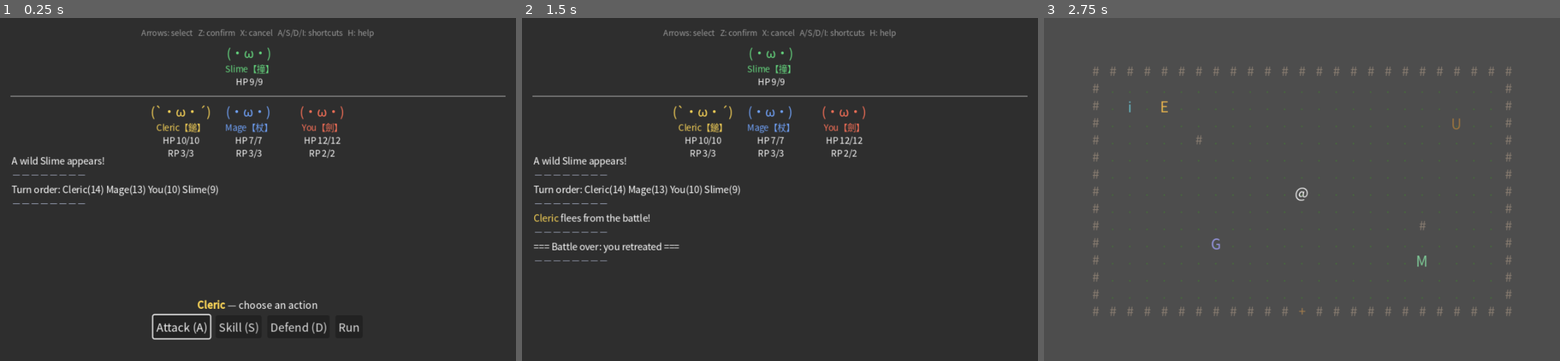
Above: before the commit, frames 1-3 (left to right).
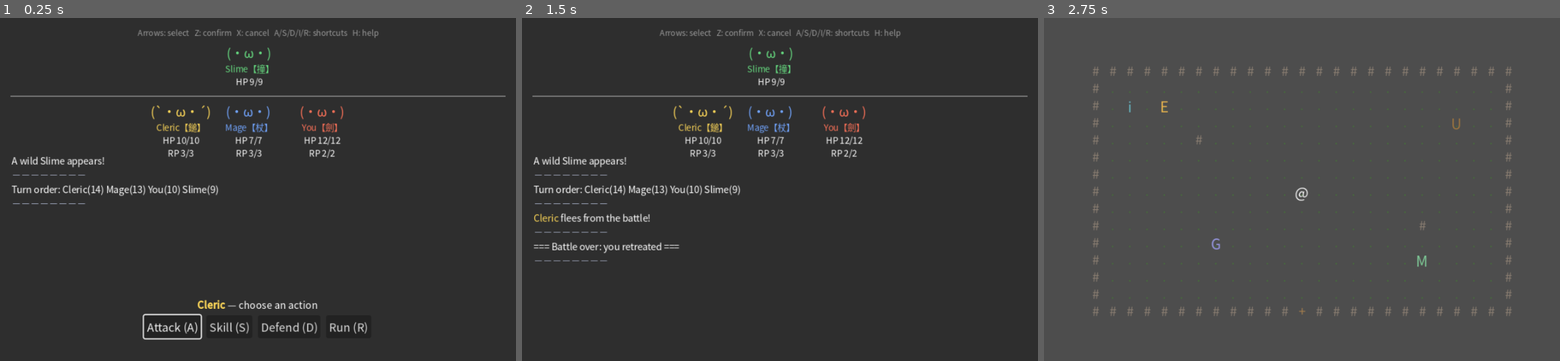
Above: after the commit, the same moments.

Repository: jchans/agent-blank
Game: Godot game, scene res://scenes/Battle.tscn
Two runs of this game, one before a commit and one after it. Both use one fixed random seed, a clock stepped at 60 frames per second and the inputs below. This scene is started directly instead of the project's main scene.
Inputs (mouse positions are in pixels of both pictures, inside the frame that each line leads up to):
- Up to frame 1 (0.25 s): no input
- Up to frame 2 (1.5 s): click (872, 326) at 0.5 s, where only the run before the commit has a clickable "Run"; tap Enter (ui_accept) at 1.25 s; hold D from 1.28 s (still down); tap R at 1.35 s
- Up to frame 3 (2.75 s): tap Enter (ui_accept) at 1.52, 2, 2.27 s; release D at 2.03 s; hold S from 2.03 s (still down); tap R at 2.1 s

The runs differ from the first frame. In frame 1, 1.2% of the frame differs, in the area x 26-74%, y 3-94%; in frame 2, 0.4%; in frame 3, nothing differs.

Commit message:
Add a Run shortcut and fix garbled Chinese enemy/item names
Two live bug reports: Run had no keyboard shortcut (R now maps to it,
alongside A/S/D/I), and several newly-added enemies/items were
rendering their Chinese names as tofu boxes because the CJK font
subset was never refreshed after the item/areas/wandering work added
new characters (81 were missing) — the exact class of bug this file
already warned about twice. Re-subsetted from the cached full Noto
Sans CJK TC source with a more thorough, less error-prone character
scan (recursively walks every .json string in the repo instead of a
hand-maintained directory list, plus every .tscn text= literal and .gd
string literal).

Along the way: an early pyftsubset invocation with extra flags
produced a font that sent Godot's text shaper into an infinite error
loop; dropped those flags rather than bisect further once a minimal
invocation worked. Also hit and fixed a process footgun — killing a
hung --import with pkill -9 left a corrupted .godot/imported/
fontdata cache entry that then broke even the reverted, known-good
font on the next import, cost time misdiagnosing before realizing it
was cache corruption, not content.

Verified headless clean from a genuinely clean import cache, and
visually via a WSLg screenshot forcing a battle against forest_wolf
(one of the previously-garbled names) with zh locale active.

Co-Authored-By: Claude Sonnet 5 <noreply@anthropic.com>
Claude-Session: https://claude.ai/code/session_01CEEXZtFjXDgQccTLvbj7PW

Diff:
--- a/data/locales/en.json
+++ b/data/locales/en.json
@@ -26,7 +26,7 @@
     "world.item_found": "You found %s!",
     "world.item_found_multi": "You found %d x %s!",
     "battle.appears": "A wild %s appears!",
-    "battle.hint": "Arrows: select   Z: confirm   X: cancel   A/S/D/I: shortcuts   H: help",
+    "battle.hint": "Arrows: select   Z: confirm   X: cancel   A/S/D/I/R: shortcuts   H: help",
     "battle.initiative_order": "Turn order: %s",
     "battle.turn_prompt": "— choose an action",
     "battle.choose_skill": "Choose a skill",
@@ -36,7 +36,7 @@
     "battle.action_skill": "Skill (S)",
     "battle.action_item": "Item (I)",
     "battle.action_defend": "Defend (D)",
-    "battle.action_run": "Run",
+    "battle.action_run": "Run (R)",
     "battle.action_back": "Back (X)",
     "battle.defends": "%s takes a defensive stance.",
     "battle.flees": "%s flees from the battle!",
--- a/data/locales/zh.json
+++ b/data/locales/zh.json
@@ -26,7 +26,7 @@
     "world.item_found": "你獲得了%s！",
     "world.item_found_multi": "你獲得了%d個%s！",
     "battle.appears": "一隻野生的 %s 出現了！",
-    "battle.hint": "方向鍵：選擇　Z：確認　X：取消　A/S/D/I：捷徑　H：說明",
+    "battle.hint": "方向鍵：選擇　Z：確認　X：取消　A/S/D/I/R：捷徑　H：說明",
     "battle.initiative_order": "先攻順序：%s",
     "battle.turn_prompt": "的回合，選擇行動",
     "battle.choose_skill": "選擇技能",
@@ -36,7 +36,7 @@
     "battle.action_skill": "技能(S)",
     "battle.action_item": "物品(I)",
     "battle.action_defend": "防禦(D)",
-    "battle.action_run": "逃跑",
+    "battle.action_run": "逃跑(R)",
     "battle.action_back": "返回(X)",
     "battle.defends": "%s 擺出防禦姿態。",
     "battle.flees": "%s 逃離了戰鬥！",
--- a/scripts/action_menu.gd
+++ b/scripts/action_menu.gd
@@ -9,10 +9,9 @@
 ## the built-in ui_accept action, so a focused Button's `pressed` fires on
 ## Z for free (same as every other Button-based screen in this project —
 ## dialogue choices, pause menu) with no manual handling needed here.
-## X (cancel/back) and the A/S/D main-menu shortcuts have no built-in
+## X (cancel/back) and the A/S/D/I/R main-menu shortcuts have no built-in
 ## Button behavior, so those are still handled manually below, same as
-## the reference. Run has no shortcut on purpose, so fleeing always takes
-## a deliberate press.
+## the reference.
 
 signal choice_made(data: Dictionary)
 
@@ -49,6 +48,9 @@
 		KEY_I:
 			if main_box.visible and not _usable_items().is_empty():
 				_show_items(_enemies, _allies)
+		KEY_R:
+			if main_box.visible:
+				choice_made.emit({"type": "run"})
 		_:
 			return
 	get_viewport().set_input_as_handled()
Binary file changed: assets/fonts/ui-cjk-tc.otf
Not shown, changed: PROGRESS.md
